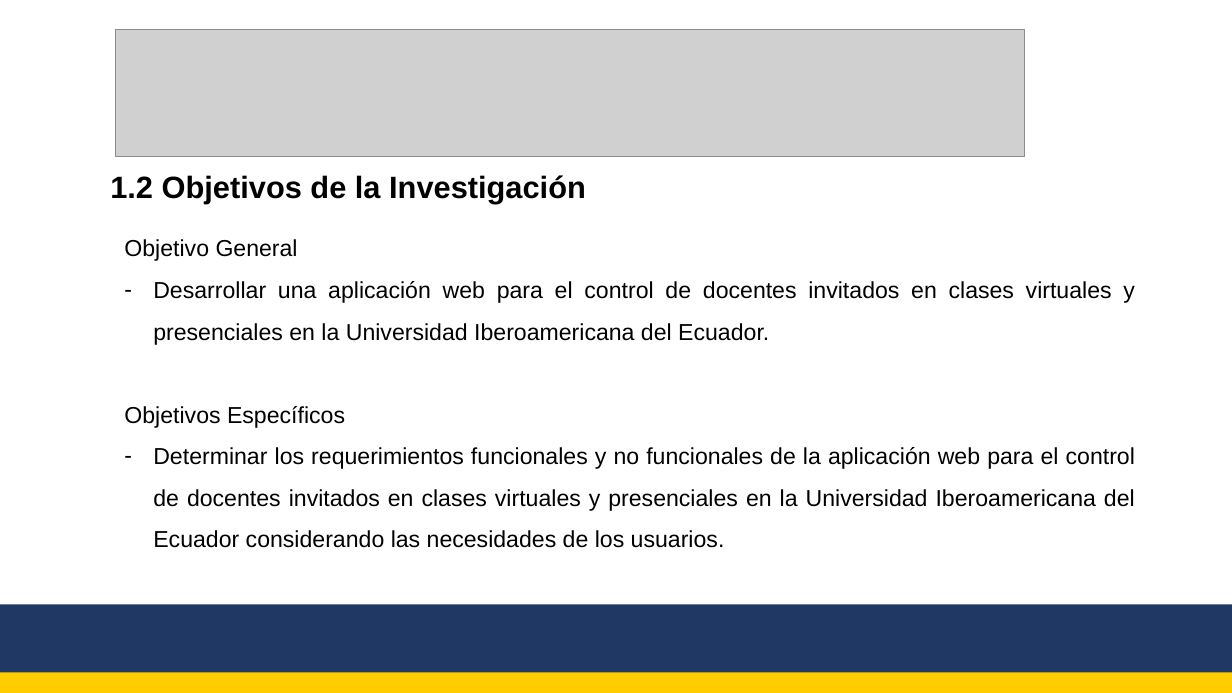
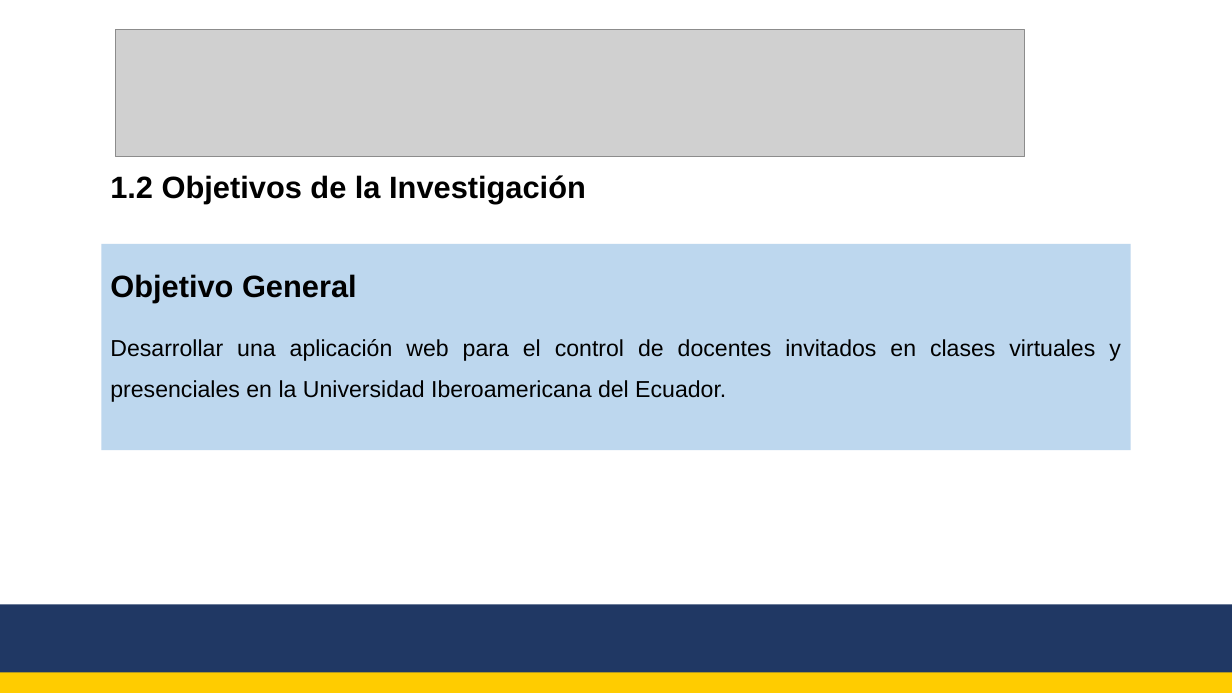
Before and after one commit to Aaron776/TesisDocumento, a slide deck: slide 6 of Presentacion del Trabajo de Titulacion.pptx (slide 9 before the commit). Drawn at 1232x693 pixels with LibreOffice and Linux fonts; fonts in the diff are those of the drawing; grey boxes stand for pictures. Boxes give left, top, right and bottom in pixels: in the first picture for what was removed or moved away, otherwise in the second. Text is boxed around its words. In the diff, an @@ line names an element or a change of style, - is before the commit and + after.

```diff
--- a/Presentacion del Trabajo de Titulacion.pptx
+++ b/Presentacion del Trabajo de Titulacion.pptx
@@ text removed at box(124, 239, 1135, 548) @@
-Objetivo General
-– Desarrollar una aplicación web para el control de docentes invitados en clases virtuales y presenciales en la Universidad Iberoamericana del Ecuador.
-Objetivos Específicos
-– Determinar los requerimientos funcionales y no funcionales de la aplicación web para el control de docentes invitados en clases virtuales y presenciales en la Universidad Iberoamericana del Ecuador considerando las necesidades de los usuarios.
@@ rectangle added at box(102, 244, 1131, 450), fill #BDD7EE, 18 pt, text #000000 @@
+Objetivo General
+Desarrollar una aplicación web para el control de docentes invitados en clases virtuales y presenciales en la Universidad Iberoamericana del Ecuador.
```
Also in this commit, not shown: 8 other slides changed, 18 slides added, 16 slides removed, 2 other files.
